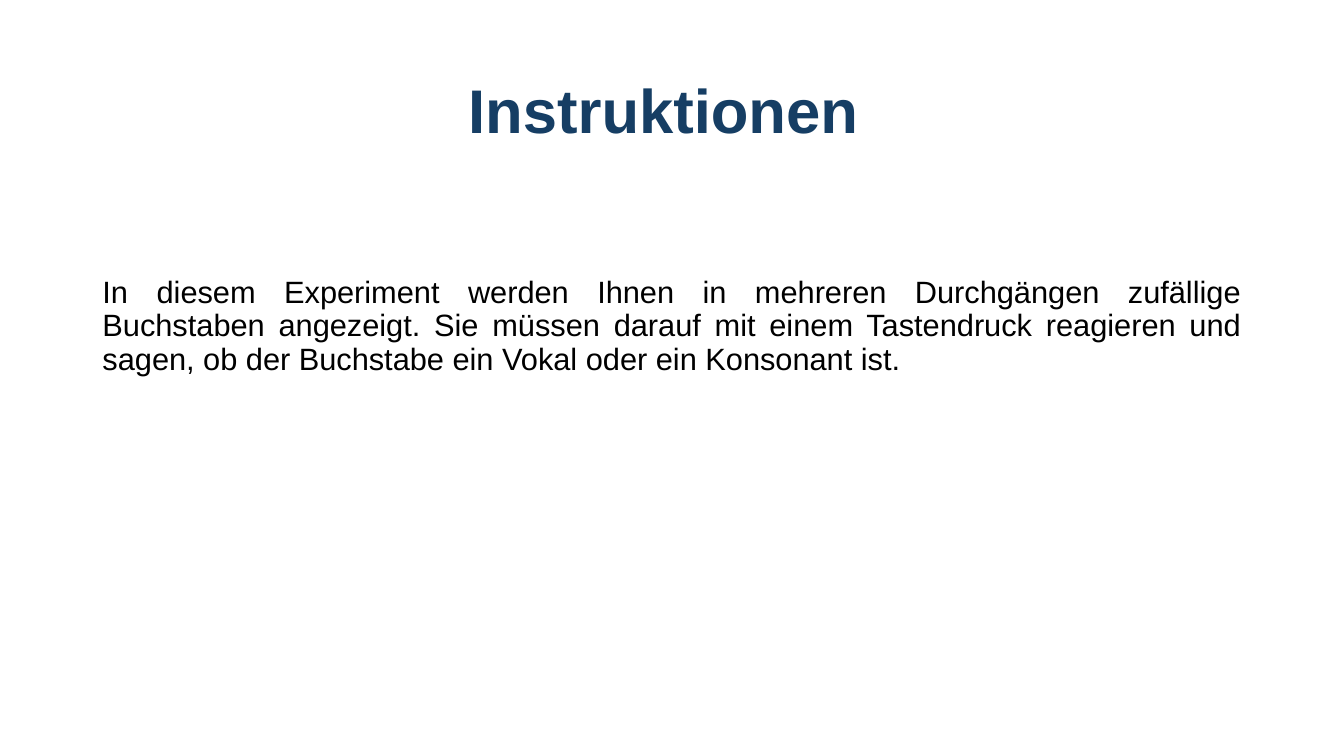
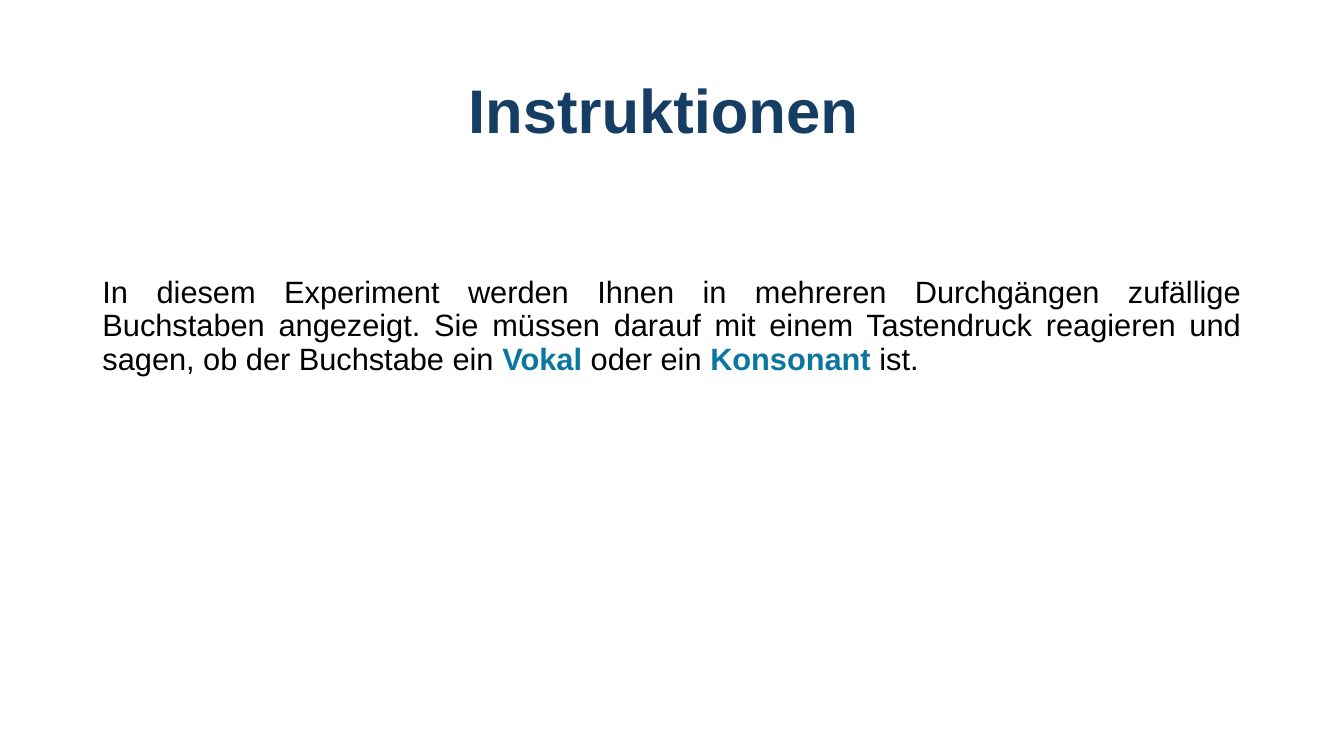
Before and after one commit to GidonFrischkorn/Ambizione-IndividualDifferencesStudy, a slide deck: slide 1 of tasks/letter-judgement-changingSR/Instructions_letterchangeSRBOX.pptx. Drawn at 1344x756 pixels with LibreOffice and Linux fonts; fonts in the diff are those of the drawing. Boxes give left, top, right and bottom in pixels: in the first picture for what was removed or moved away, otherwise in the second. Text is boxed around its words. In the diff, an @@ line names an element or a change of style, - is before the commit and + after.

```diff
--- a/tasks/letter-judgement-changingSR/Instructions_letterchangeSRBOX.pptx
+++ b/tasks/letter-judgement-changingSR/Instructions_letterchangeSRBOX.pptx
@@ text "In diesem Experiment werden Ihnen ..." at (102, 280, 1241, 375): text colour #000000 to #0B76A0, bold on in "Vokal Konsonant" @@
```
Also in this commit, not shown: 3 other slides changed, 18 other files.
